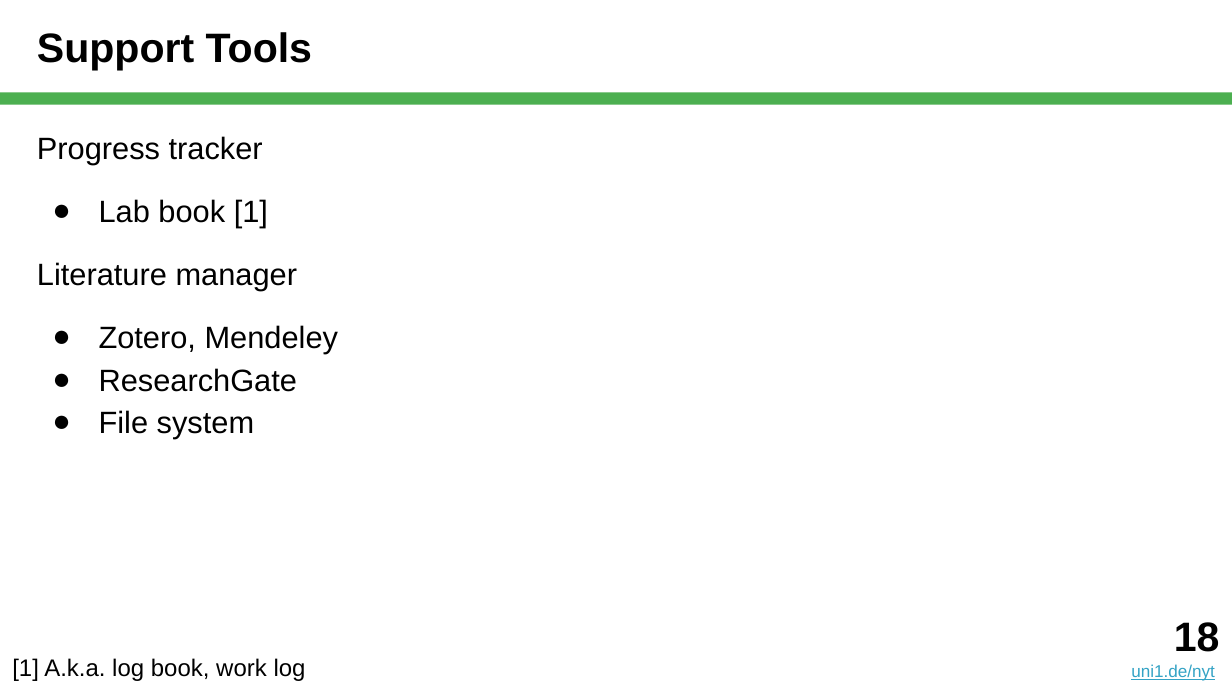
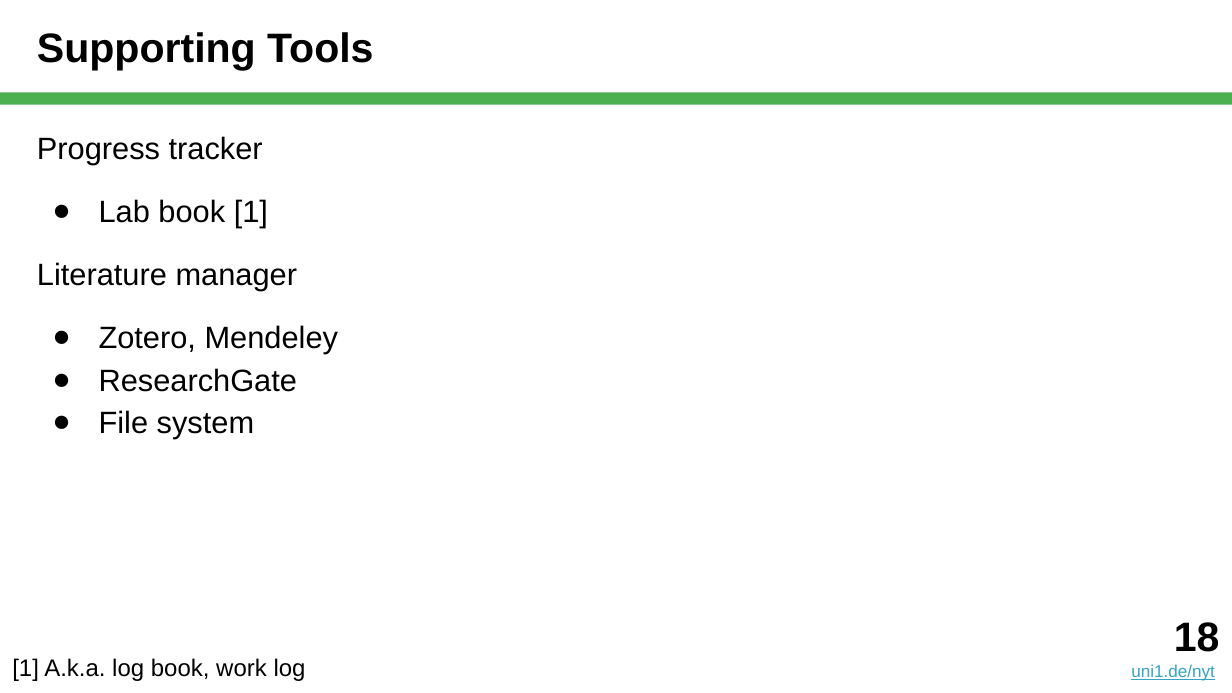
Before and after one commit to dirkriehle/nyt-course, a slide deck: slide 18 of Lecture slides/NYT C02 - Systematic Reviews.pptx. Drawn at 1232x693 pixels with LibreOffice and Linux fonts; fonts in the diff are those of the drawing. Boxes give left, top, right and bottom in pixels: in the first picture for what was removed or moved away, otherwise in the second. Text is boxed around its words. In the diff, an @@ line names an element or a change of style, - is before the commit and + after.

```diff
--- a/Lecture slides/NYT C02 - Systematic Reviews.pptx
+++ b/Lecture slides/NYT C02 - Systematic Reviews.pptx
@@ title at (37, 32, 373, 70): text changed @@
-Support Tools
+Supporting Tools
```
Also in this commit, not shown: 8 other slides changed, 6 slides added, 1 other file.
